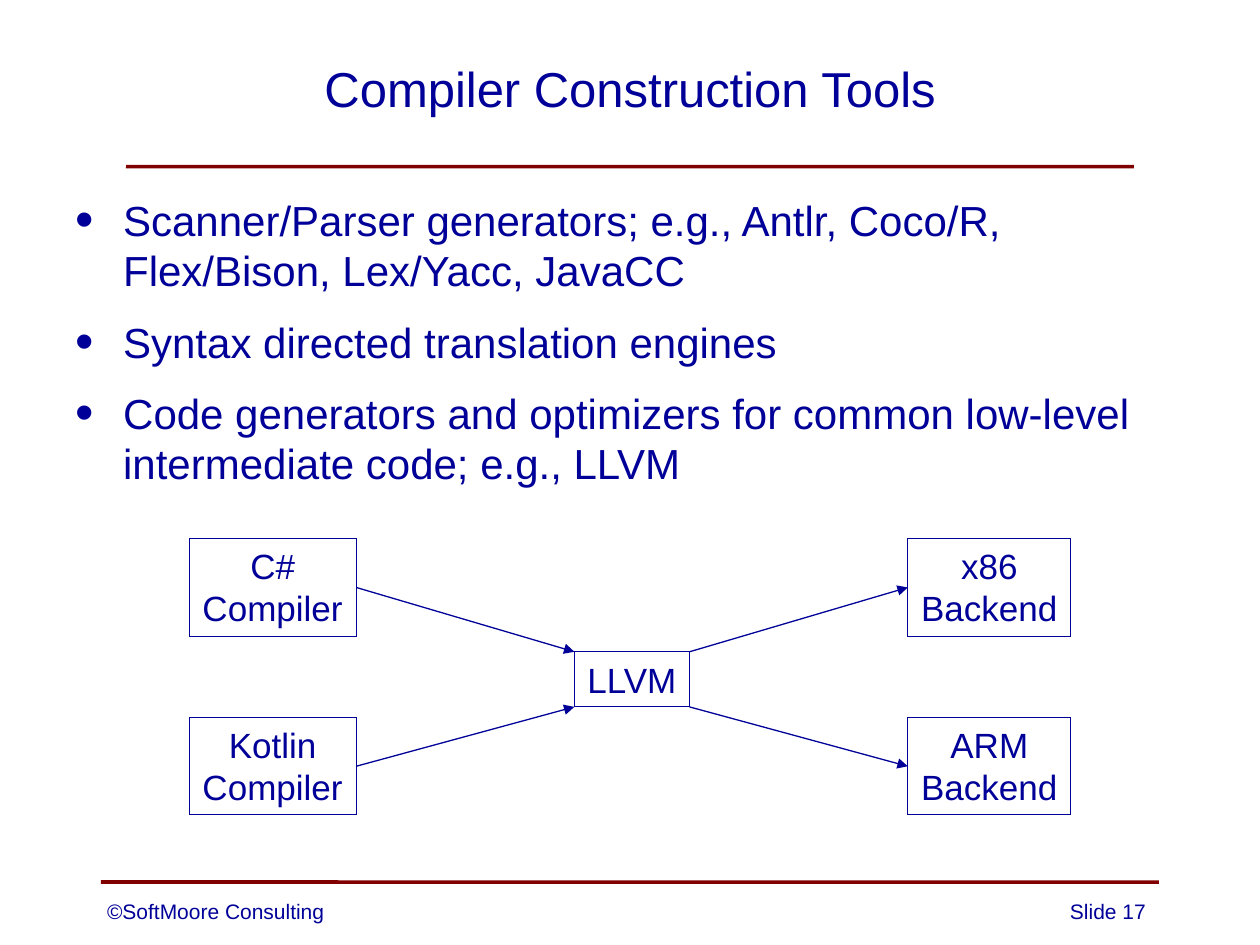
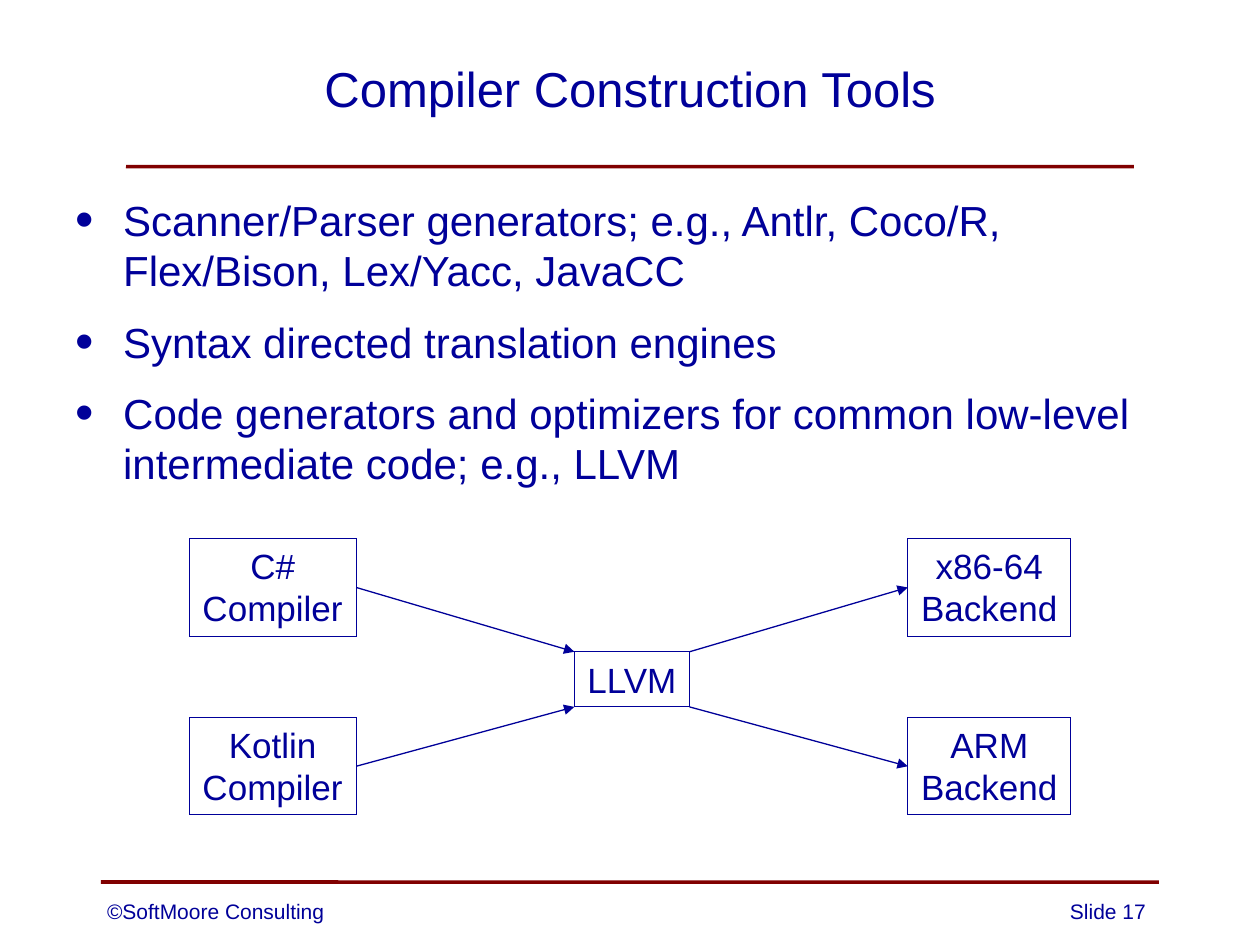
Before and after one commit to SoftMoore/CPRL-Java-3rd, a slide deck: slide 17 of PowerPoints/02 - Structure of Compilers.pptx. Drawn at 1260x945 pixels with LibreOffice and Linux fonts; fonts in the diff are those of the drawing. Boxes give left, top, right and bottom in pixels: in the first picture for what was removed or moved away, otherwise in the second. Text is boxed around its words. In the diff, an @@ line names an element or a change of style, - is before the commit and + after.

```diff
--- a/PowerPoints/02 - Structure of Compilers.pptx
+++ b/PowerPoints/02 - Structure of Compilers.pptx
@@ text in rectangle at bbox=[936, 554, 1043, 580]: text changed @@
-x86
+x86-64
```
Also in this commit, not shown: 4 other slides changed, 1 other file.
